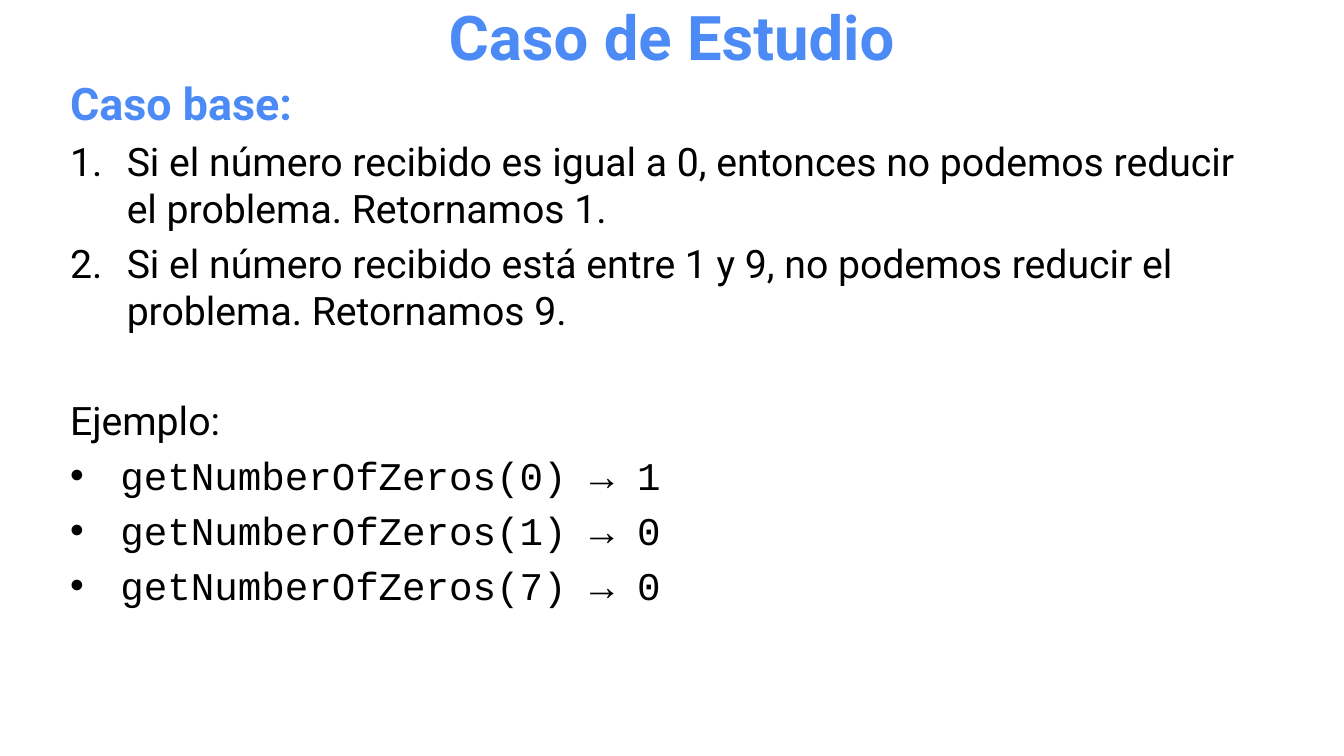
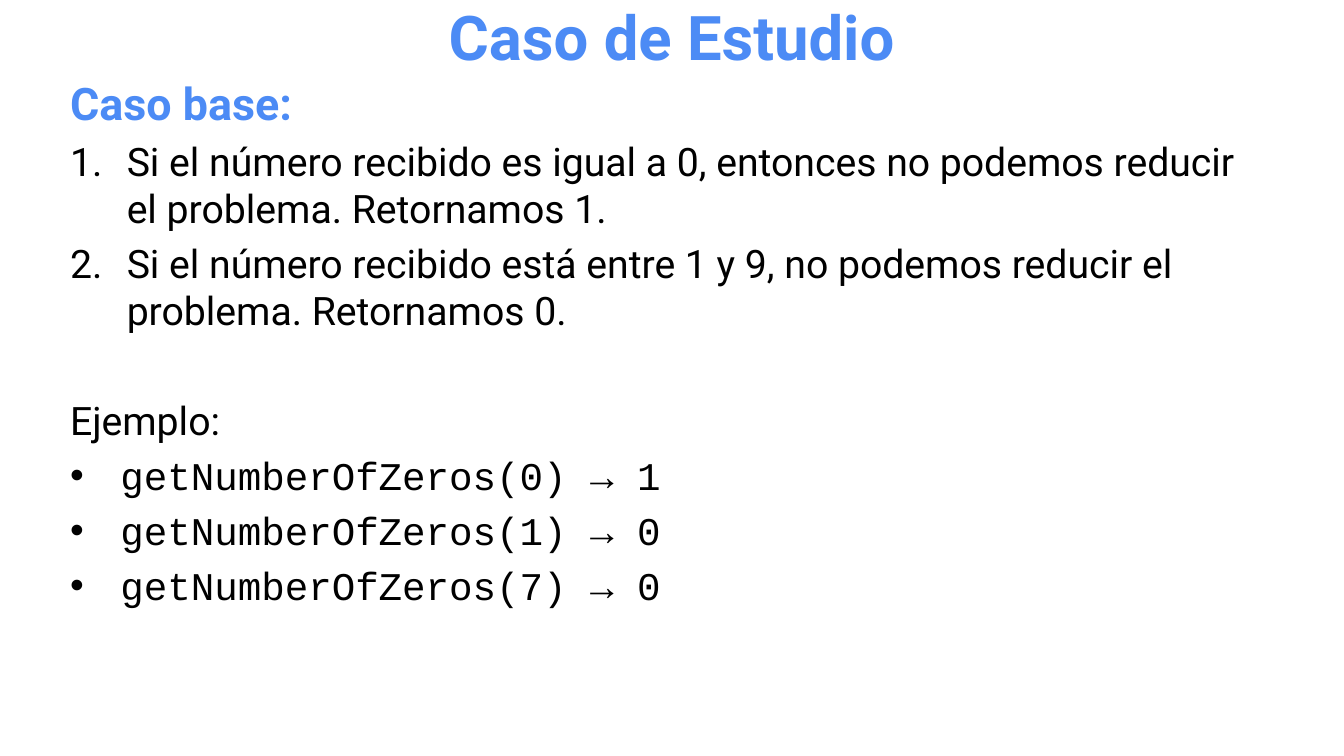
Before and after one commit to OMardil/INFO2, a slide deck: slide 20 of MOD08_Recursion/01 Presentacion/INFO2_MOD08-Recursion.pptx. Drawn at 1344x756 pixels with LibreOffice and Linux fonts; fonts in the diff are those of the drawing. Boxes give left, top, right and bottom in pixels: in the first picture for what was removed or moved away, otherwise in the second. Text is boxed around its words. In the diff, an @@ line names an element or a change of style, - is before the commit and + after.

Commit message:
Update MOD08 powerpoint

```diff
--- a/MOD08_Recursion/01 Presentacion/INFO2_MOD08-Recursion.pptx
+++ b/MOD08_Recursion/01 Presentacion/INFO2_MOD08-Recursion.pptx
@@ text at bbox=[127, 248, 1172, 333]: text changed @@
-2. Si el número recibido está entre 1 y 9, no podemos reducir el problema. Retornamos 9.
+2. Si el número recibido está entre 1 y 9, no podemos reducir el problema. Retornamos 0.
```
Also in this commit, not shown: 1 slide added, 1 other file.
